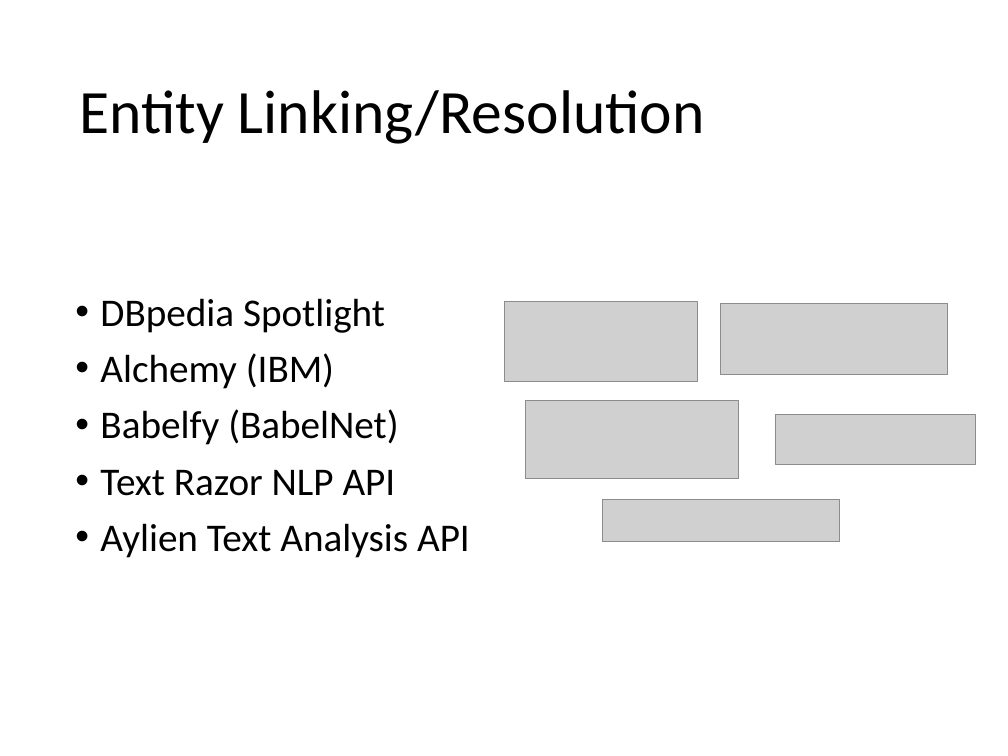
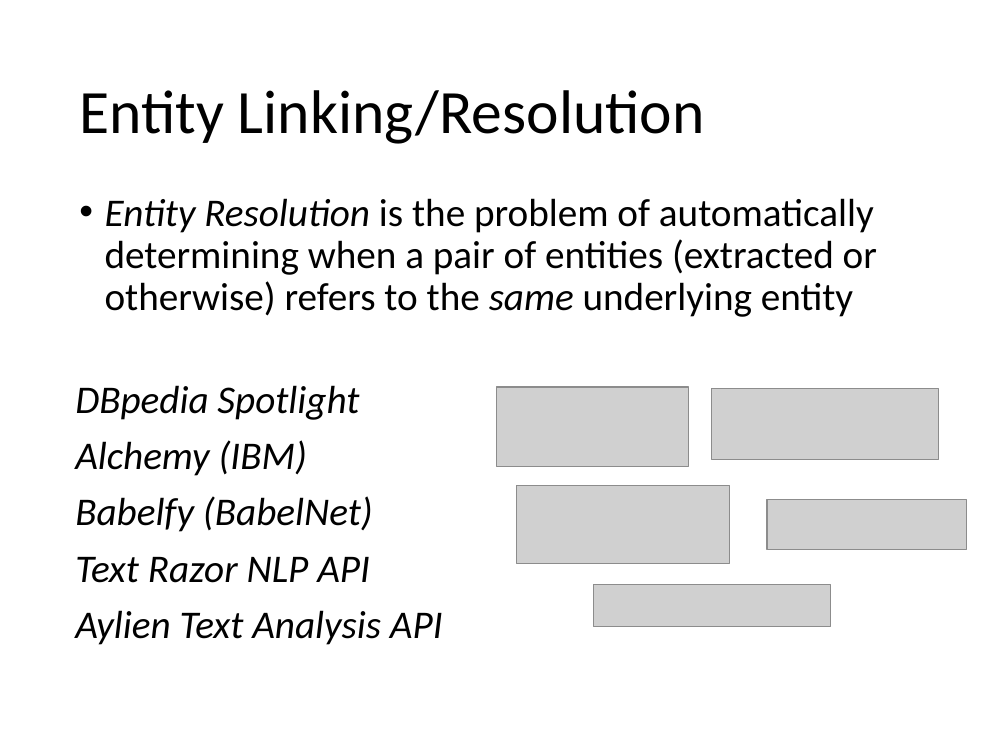
Before and after one commit to evhart/smasac-tutorial, a slide deck: slide 24 of slides/pptx/3-entity-extraction.pptx (slide 22 before the commit). Drawn at 1008x756 pixels with LibreOffice and Linux fonts; fonts in the diff are those of the drawing; grey boxes stand for pictures. Boxes give left, top, right and bottom in pixels: in the first picture for what was removed or moved away, otherwise in the second. Text is boxed around its words. In the diff, an @@ line names an element or a change of style, - is before the commit and + after.

Commit message:
changes to entity extraction slides

```diff
--- a/slides/pptx/3-entity-extraction.pptx
+++ b/slides/pptx/3-entity-extraction.pptx
@@ text added at bbox=[105, 198, 877, 317], 28 pt, text #000000 @@
+• Entity Resolution is the problem of automatically determining when a pair of entities (extracted or otherwise) refers to the same underlying entity
@@ text "DBpedia Spotlight": place and size @@
-text "DBpedia Spotlight" at bbox=[100, 298, 470, 558]
+text "DBpedia Spotlight" at bbox=[75, 385, 443, 645]
@@ text "DBpedia Spotlight" at bbox=[75, 385, 443, 645]: italic on; bullet • to none @@
@@ 5 pictures: place and size @@
-5 pictures at bbox=[505, 302, 975, 542]
+5 pictures at bbox=[496, 387, 967, 627]
```
Also in this commit, not shown: 11 other slides changed, 2 slides added.
